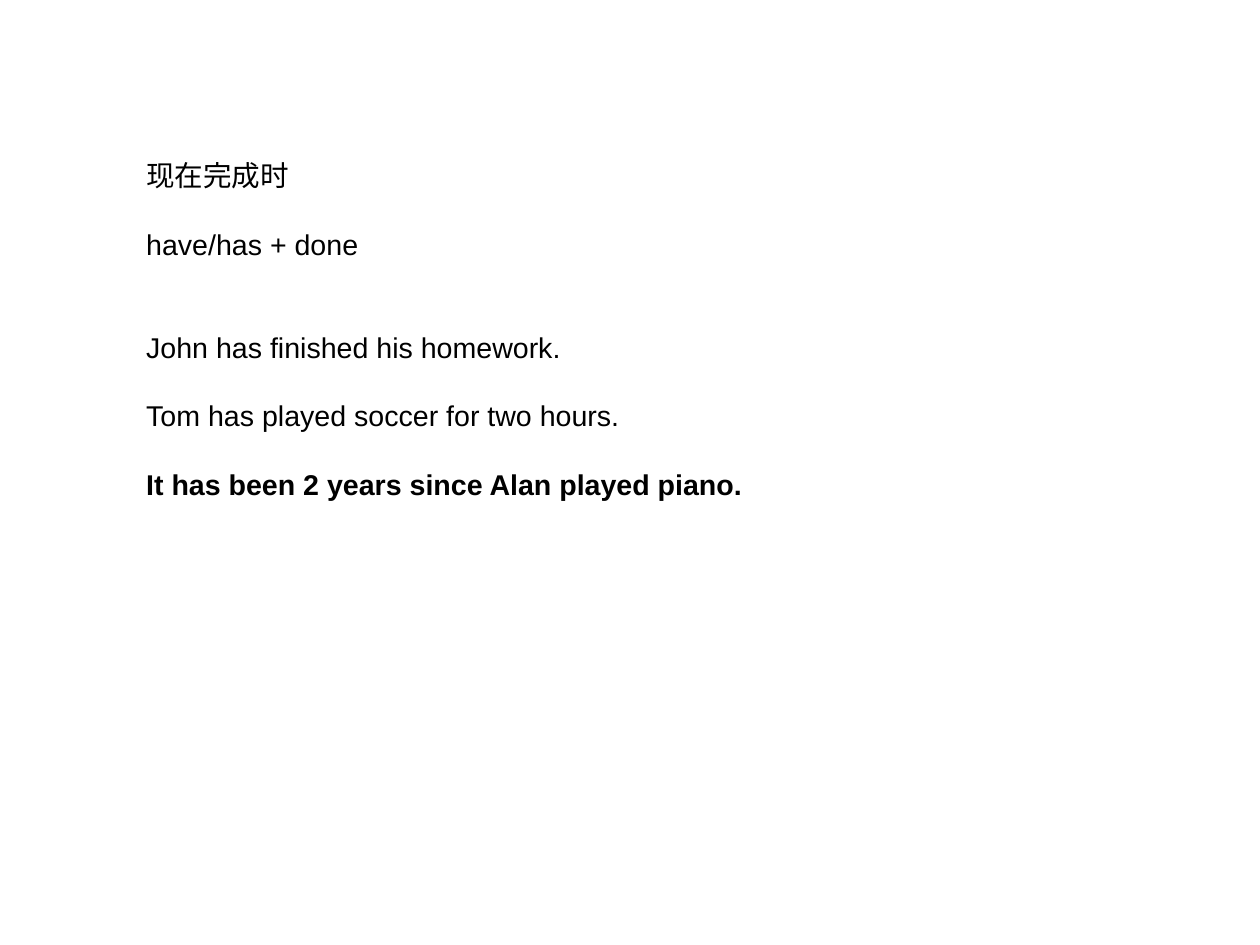
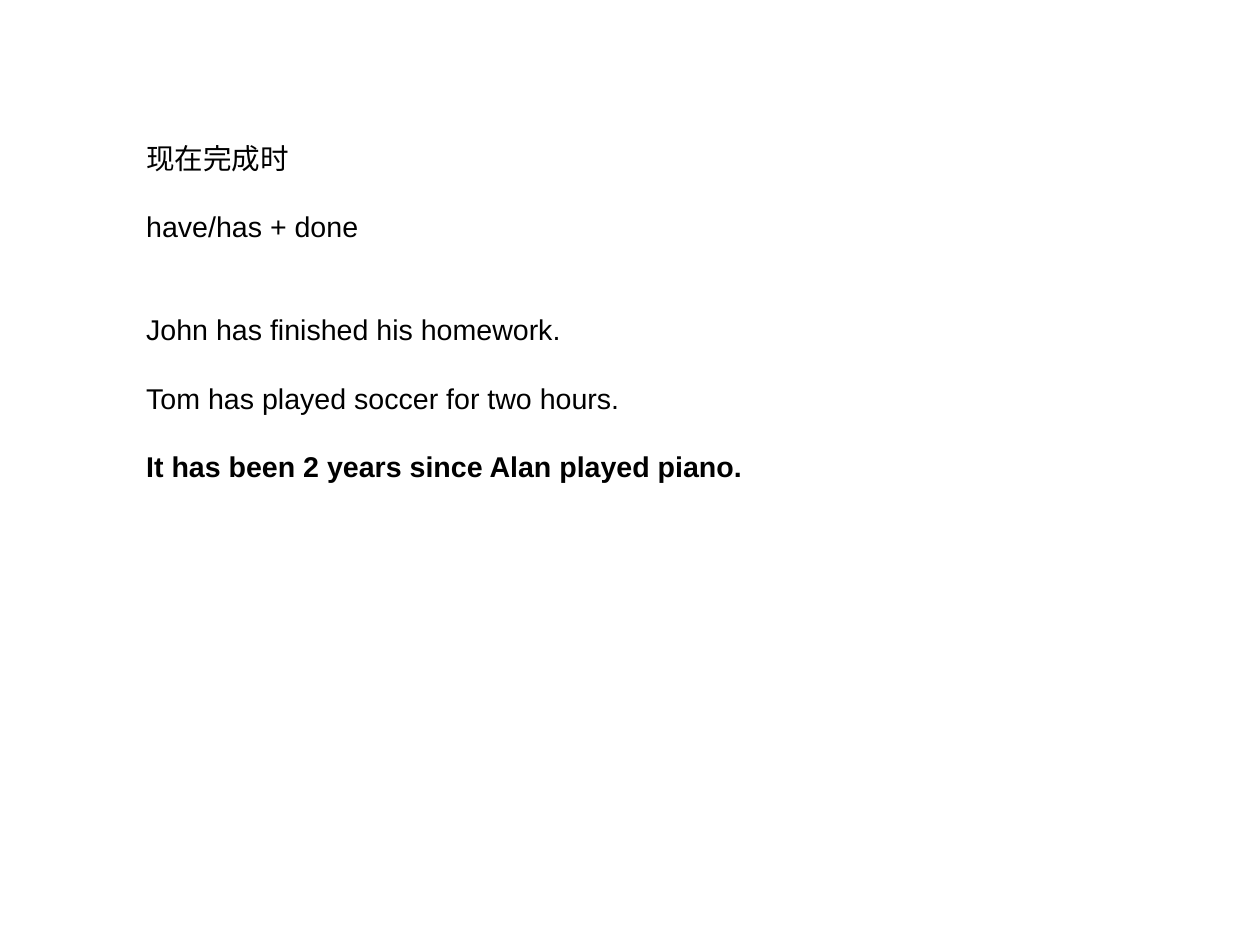
Before and after one commit to ericzhang/english-math, a slide deck: slide 1 of 2025-10-25/2025-10-25-english.odp. Drawn at 1260x945 pixels with LibreOffice and Linux fonts; fonts in the diff are those of the drawing. Boxes give left, top, right and bottom in pixels: in the first picture for what was removed or moved away, otherwise in the second. Text is boxed around its words. In the diff, an @@ line names an element or a change of style, - is before the commit and + after.

```diff
--- a/2025-10-25/2025-10-25-english.odp
+++ b/2025-10-25/2025-10-25-english.odp
@@ text "现在完成时": place and size @@
-text "现在完成时" at <box>146,162,742,501</box>
+text "现在完成时" at <box>146,145,742,483</box>
```
Also in this commit, not shown: 13 other files.
